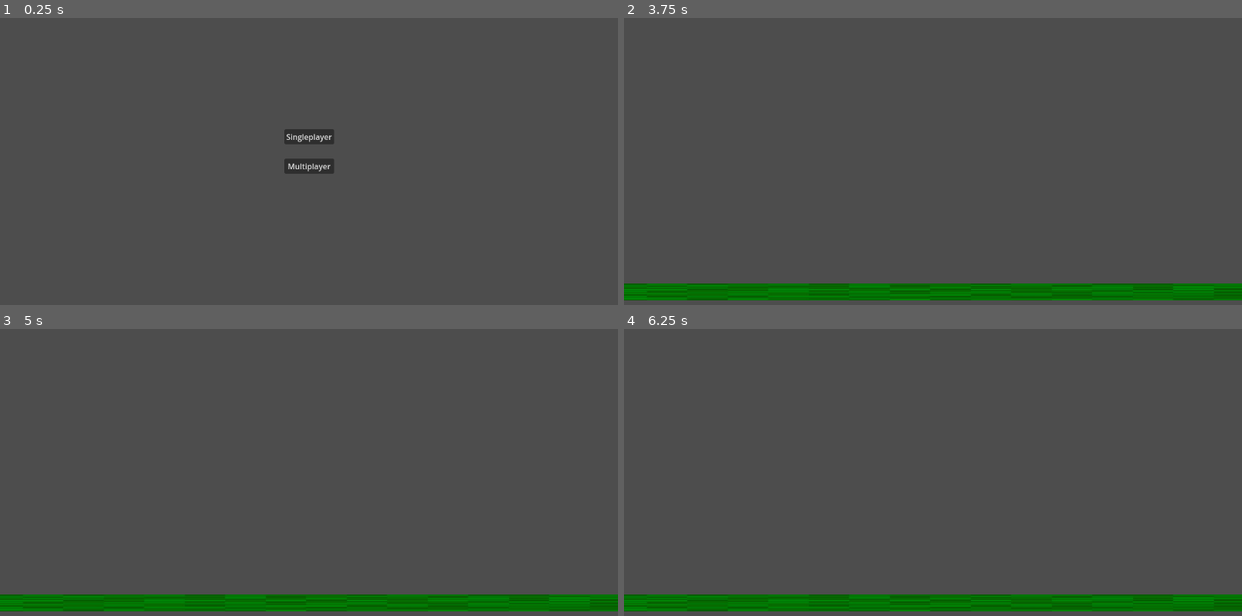
Above: before the commit, frames 1-4 (two rows, left to right).
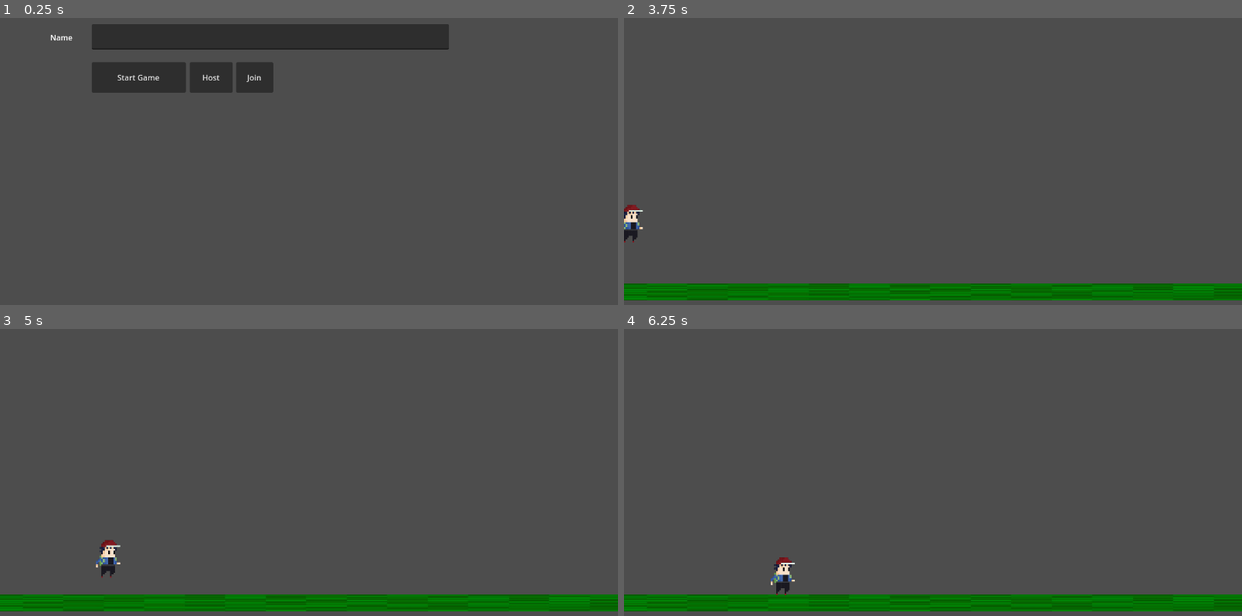
Above: after the commit, the same moments.

Repository: birugh/minimart
Game: Godot game, scene res://Interface/multiplayer_menu.tscn
Same seed, same stepped clock (60 frames per second), same inputs: the game is played once before the commit and once after it. Before the commit the project starts from res://Interface/play_menu.tscn.
Inputs (mouse positions are in pixels of both pictures, inside the frame that each line leads up to):
- Up to frame 1 (0.25 s): no input
- Up to frame 2 (3.75 s): click (834, 78) at 0.5 s, where only the run after the commit has a clickable "Host"; click (933, 167) at 1.25 s, where only the run before the commit has a clickable "Multiplayer"; click (895, 38) at 2.02 s; type "12" at 2.1 s; click "Host" at 2.75 s; click "Start Game" at 3.5 s
- Up to frame 3 (5 s): tap Enter (ui_accept) at 4.25, 4.52 s; hold Right (ui_right) from 4.28 s (still down)
- Up to frame 4 (6.25 s): tap Enter (ui_accept) at 5.27 s; release Right (ui_right) at 5.78 s; hold Left (ui_left) from 5.78 s (still down)

The runs differ from the first frame. In frame 1, 8.8% of the frame differs, in the area x 8-73%, y 2-55%; in frame 2, 0.3%; in frame 3, 0.3%; in frame 4, 0.3%.

Commit message:
Patch & Update multiplayer
Fixing some sending informaton server
and updating for trying to run in console

Diff:
--- a/Scripts/multiplayer_menu.gd
+++ b/Scripts/multiplayer_menu.gd
@@ -9,6 +9,8 @@
 	multiplayer.peer_disconnected.connect(peer_disconnected)
 	multiplayer.connected_to_server.connect(connected_to_server)
 	multiplayer.connection_failed.connect(connection_failed)
+	if "--server" in OS.get_cmdline_args():
+		hostGame()
 	pass
 
 func _process(delta: float) -> void:
@@ -19,6 +21,11 @@
 
 func peer_disconnected(id):
 	print("Player disconnected "+str(id))
+	GameManager.Player.erase(id)
+	var players = get_tree().get_nodes_in_group("Player")
+	for i in players:
+		if i.name == str(id):
+			i.queue_free()
 
 func connected_to_server():
 	print("Connected to server!")
@@ -49,7 +56,7 @@
 	get_tree().root.add_child(scene)
 	self.hide()
 
-func _on_host_button_down() -> void:
+func hostGame():
 	peer = ENetMultiplayerPeer.new()
 	var error = peer.create_server(port, 2)
 	if error != OK:
@@ -59,6 +66,9 @@
 
 	multiplayer.set_multiplayer_peer(peer)
 	print("Waiting for player")
+
+func _on_host_button_down() -> void:
+	hostGame()
 	SendPlayerInformation($LineEdit.text, multiplayer.get_unique_id())
 	pass # Replace with function body.
 
--- a/gameplay/player.tscn
+++ b/gameplay/player.tscn
@@ -14,7 +14,7 @@
 properties/1/spawn = true
 properties/1/replication_mode = 1
 
-[node name="Player" type="CharacterBody2D"]
+[node name="Player" type="CharacterBody2D" groups=["Player"]]
 script = ExtResource("1_q0834")
 
 [node name="Sprite2D" type="Sprite2D" parent="."]
--- a/project.godot
+++ b/project.godot
@@ -11,7 +11,7 @@
 [application]
 
 config/name="Minimart"
-run/main_scene="res://Interface/play_menu.tscn"
+run/main_scene="res://Interface/multiplayer_menu.tscn"
 config/features=PackedStringArray("4.3", "GL Compatibility")
 config/icon="res://icon.svg"
 
Not shown, added: export_presets.cfg
Not shown, added: Minimart.console.exe
